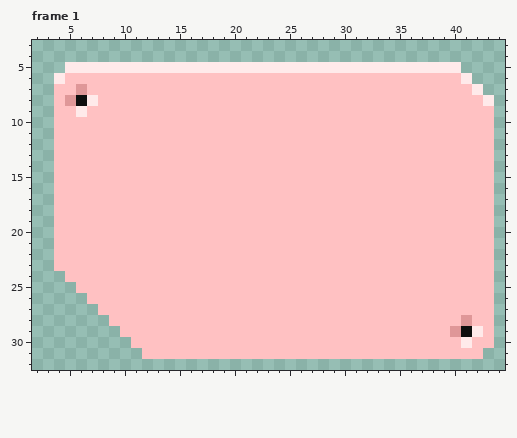
Two versions of one pixel-art file, Assets/Resources/new aseprite/objects/deco/tags/hack_center_poster.aseprite. The picture above was drawn from the file before the commit.
48x36 pixels, 1 frame. Colours within 5 levels of each other are drawn and written as one. Shown: frame 1: x 2..44, y 3..32. The commit also changed other frames, which this record leaves out.
And afterwards:
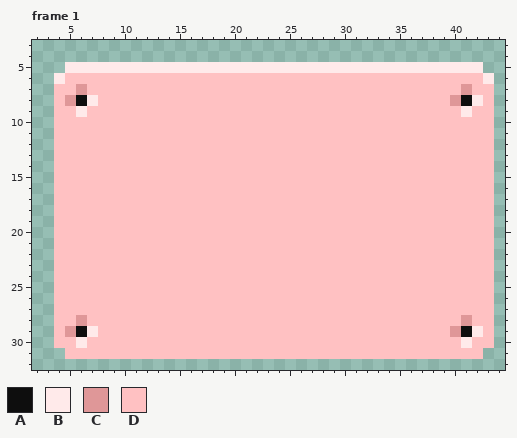
Palette (. is transparent): A #0e0e0e  B #ffeaea  C #df9798  D #ffc1c2
Difference:
{"where": "frame 1, layer \"Flattened\""}
{"frame":1,"y":5,"x":41,"old":"..","new":"BB"}
{"frame":1,"y":6,"x":41,"old":"B..","new":"DDB"}
{"frame":1,"y":7,"x":41,"old":"DB.","new":"CDD"}
{"frame":1,"y":8,"x":40,"old":"DDDB","new":"CABD"}
{"frame":1,"y":9,"x":41,"old":"D","new":"B"}
{"frame":1,"y":24,"x":4,"old":".","new":"D"}
{"frame":1,"y":25,"x":4,"old":"..","new":"DD"}
{"frame":1,"y":26,"x":4,"old":"...","new":"DDD"}
{"frame":1,"y":27,"x":4,"old":"....","new":"DDDD"}
{"frame":1,"y":28,"x":4,"old":".....","new":"DDCDD"}
{"frame":1,"y":29,"x":4,"old":"......","new":"DCABDD"}
{"frame":1,"y":30,"x":4,"old":".......","new":"DDBDDDD"}
{"frame":1,"y":31,"x":5,"old":".......","new":"DDDDDDD"}
